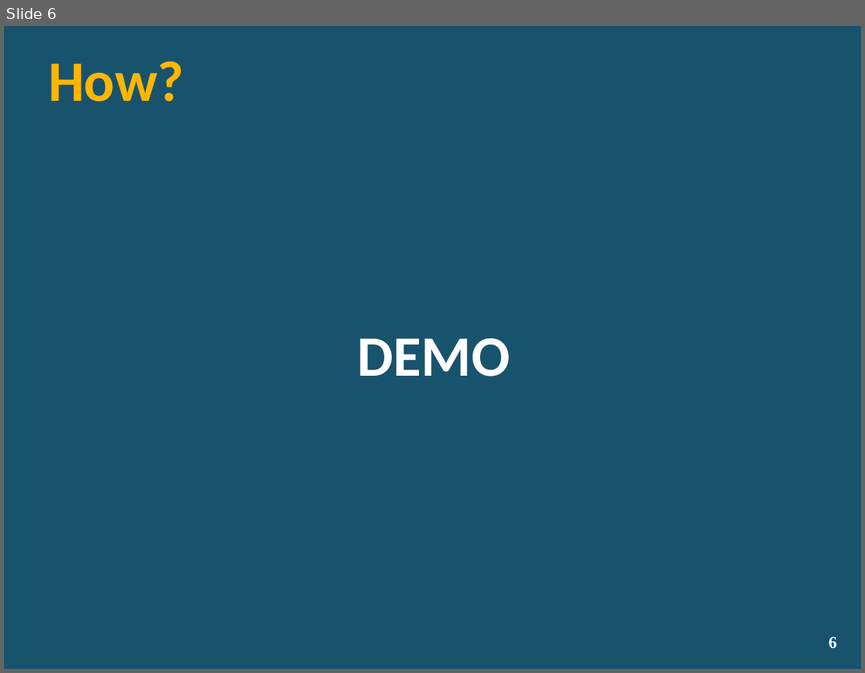
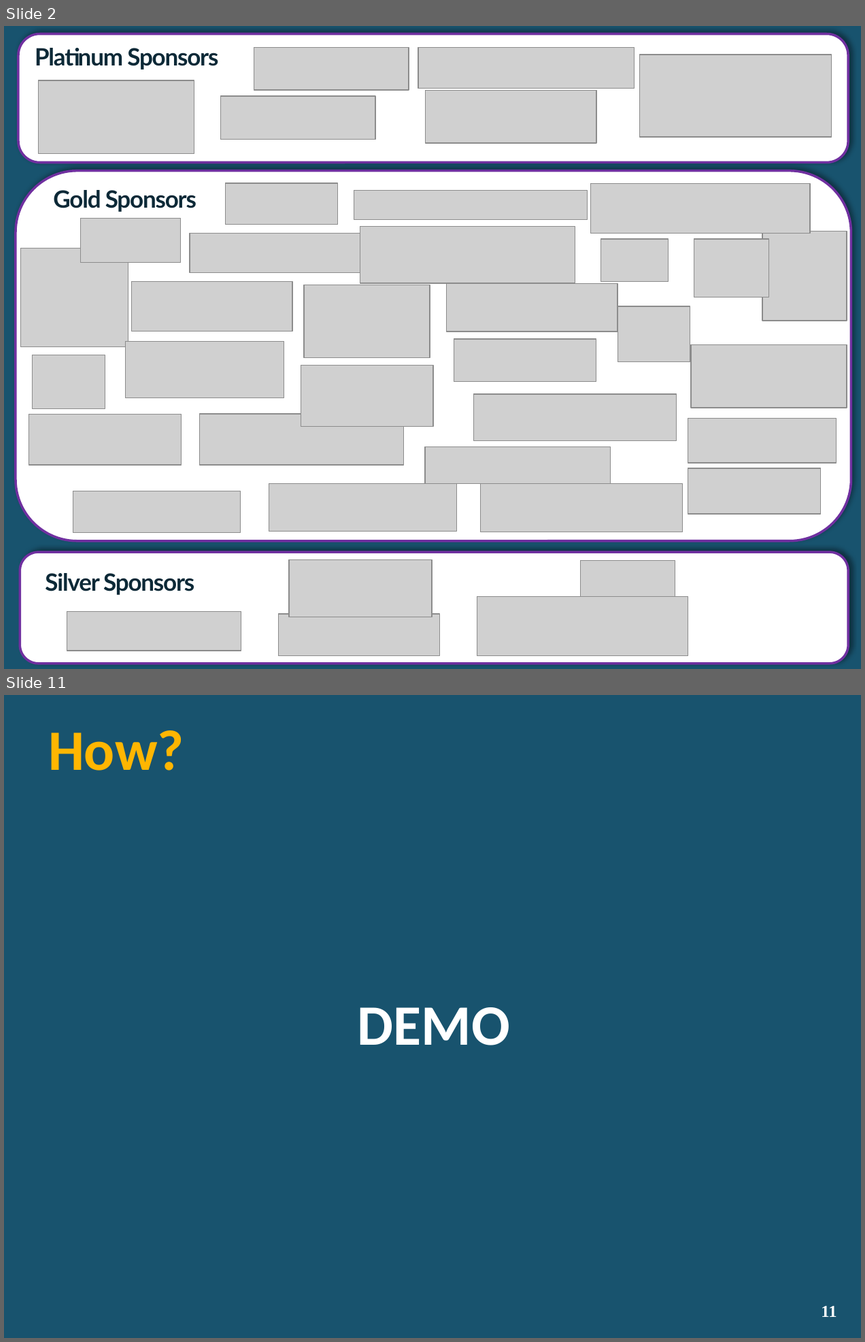
Before and after one commit to lozanotek/RefreshWithNuGet, a slide deck: slides/RefreshWithNuGet.pptx. Shown one above the other, each under a label of ours: slide 6 before the commit, slides 2 and 11 after it; the slides between them are not shown. The pictures are 865x673 and 865x1342 pixels, drawn with LibreOffice and Linux fonts; fonts in the diff are those of the drawing; grey boxes stand for pictures; background and template pictures are left out. Boxes give left, top, right and bottom in pixels: in the first picture for what was removed or moved away, otherwise in the second. Text is boxed around its words. In the diff, an @@ line names an element or a change of style, - is before the commit and + after.

```diff
--- a/slides/RefreshWithNuGet.pptx
+++ b/slides/RefreshWithNuGet.pptx
@@ slide 2 added at bbox=[4, 26, 861, 669], background picture (left out) @@
@@ group added at bbox=[15, 33, 851, 663]: 39 pictures, 3 rounded rectangles, 3 texts @@
+Platinum Sponsors
+Silver Sponsors
+Gold Sponsors
@@ what was slide 6 is now slide 11 @@
@@ page number at bbox=[821, 1306, 836, 1317]: text changed @@
-6
+11
```
Also in this commit, not shown: 5 slides changed, 6 other slides added, 2 slides removed.
